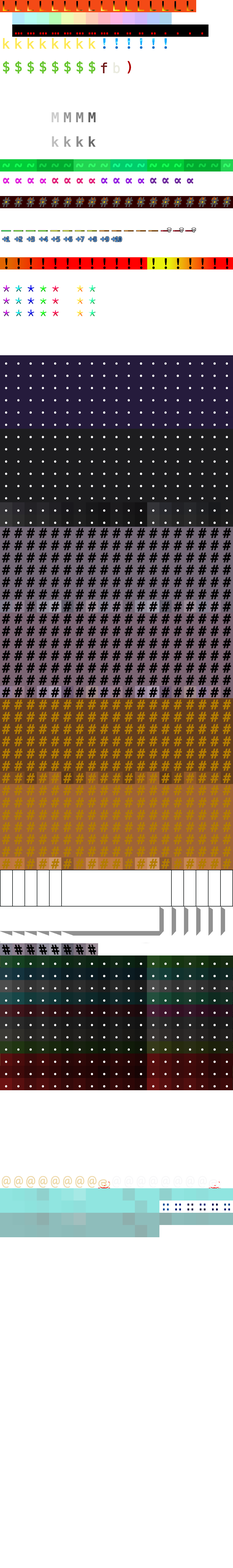
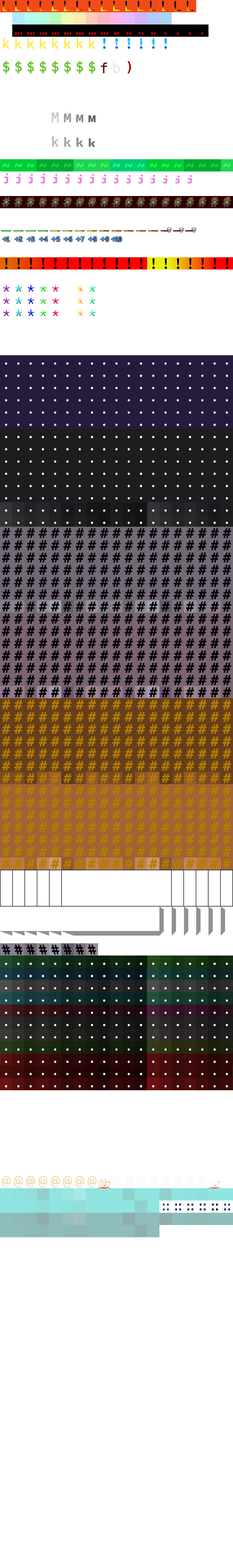
Two versions of the same layered image (w=233, h=1568). Layer-by-layer changes:
painted on "Layer #1" over [63,112,96,147]
painted on "Pasted Layer #1" over [2,171,193,184]
